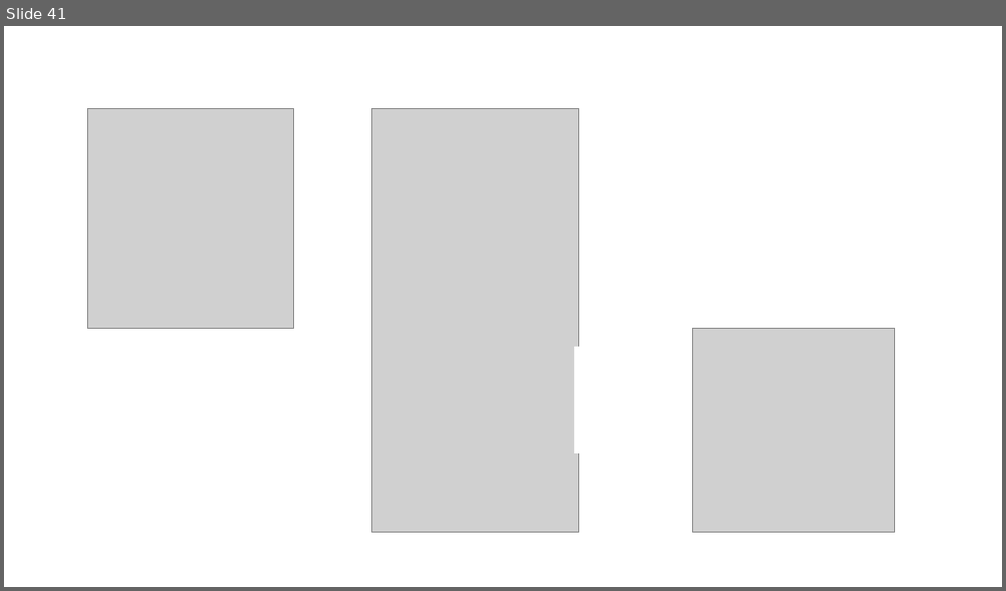
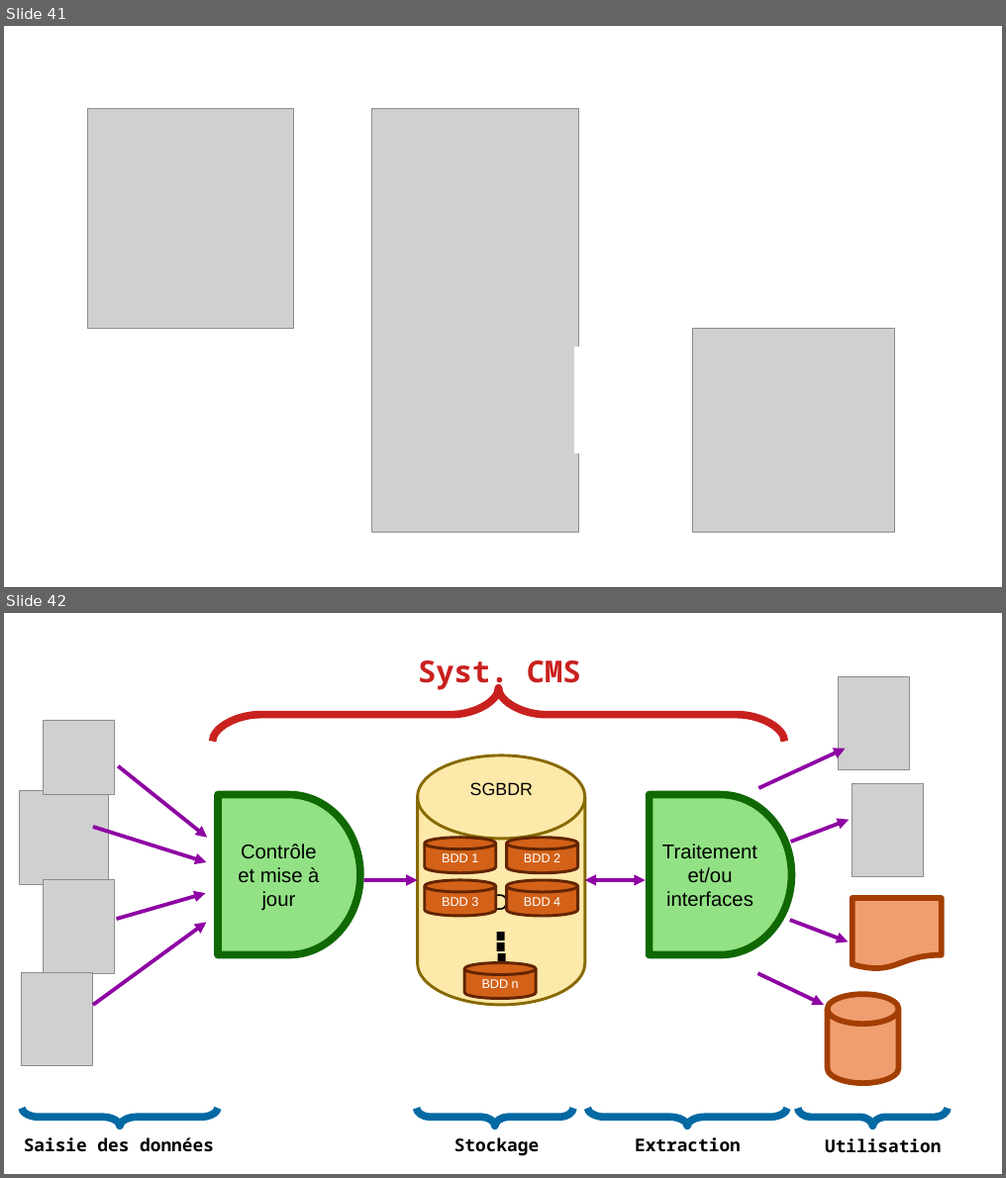
Before and after one commit to gattardm/P7, a slide deck: Ressources/dépendances_fonctionnelles.odp. Shown one above the other, each under a label of ours: slide 41 before the commit, slides 41 and 42 after it. The pictures are 1006x591 and 1006x1178 pixels, drawn with LibreOffice and Linux fonts; fonts in the diff are those of the drawing; grey boxes stand for pictures. Boxes give left, top, right and bottom in pixels: in the first picture for what was removed or moved away, otherwise in the second. Text is boxed around its words. In the diff, an @@ line names an element or a change of style, - is before the commit and + after.

```diff
--- a/Ressources/dépendances_fonctionnelles.odp
+++ b/Ressources/dépendances_fonctionnelles.odp
@@ slide 42 added at (x1=4, y1=613, x2=1002, y2=1174), background #FFFFFF @@
@@ text added at (x1=418, y1=661, x2=581, y2=691), 24 pt, text #C9211E, bold @@
+Syst. CMS
@@ freeform shape added at (x1=213, y1=687, x2=785, y2=741), outline #C9211E 6.01 pt @@
@@ picture added at (x1=838, y1=677, x2=910, y2=770) @@
@@ cylinder added at (x1=418, y1=756, x2=585, y2=1005), fill #FDE9A9, outline #876900 2.3 pt, 18 pt, text #000000 @@
+BDD
@@ arrow added from (759, 788) to (846, 749), #8E03A3 3 pt @@
@@ text added at (x1=470, y1=782, x2=533, y2=795), 14 pt, text #000000 @@
+SGBDR
@@ picture added at (x1=852, y1=784, x2=924, y2=877) @@
@@ flow chart delay added at (x1=649, y1=795, x2=792, y2=956), fill #92E285, outline #106802 6.01 pt, 16 pt, text #000000 @@
+Traitement et/ou
+interfaces
@@ arrow added from (791, 842) to (848, 820), #8E03A3 3 pt @@
@@ cylinder added at (x1=425, y1=838, x2=497, y2=873), fill #D36118, outline #622502 2.3 pt, 10 pt, text #FFFFFF @@
+BDD 1
@@ cylinder added at (x1=507, y1=838, x2=578, y2=873), fill #D36118, outline #622502 2.3 pt, 10 pt, text #FFFFFF @@
+BDD 2
@@ text added at (x1=481, y1=864, x2=517, y2=966), 66 pt, text #000000 @@
+.
@@ text added at (x1=481, y1=875, x2=517, y2=977), 66 pt, text #000000 @@
+.
@@ text added at (x1=481, y1=854, x2=517, y2=956), 66 pt, text #000000 @@
+.
@@ group added at (x1=20, y1=720, x2=359, y2=1066): 4 pictures, 4 arrows, 1 flow chart delay @@
+Contrôle et mise à jour
@@ arrow added from (364, 880) to (418, 880), #8E03A3 3 pt @@
@@ cylinder added at (x1=425, y1=880, x2=497, y2=916), fill #D36118, outline #622502 2.3 pt, 10 pt, text #FFFFFF @@
+BDD 3
@@ cylinder added at (x1=507, y1=880, x2=578, y2=916), fill #D36118, outline #622502 2.3 pt, 10 pt, text #FFFFFF @@
+BDD 4
@@ double arrow added from (585, 880) to (646, 880), #8E03A3 3 pt @@
@@ flow chart document added at (x1=852, y1=898, x2=942, y2=969), fill #F09E6F, outline #A33E03 4.51 pt @@
@@ arrow added from (790, 920) to (848, 943), #8E03A3 3 pt @@
@@ cylinder added at (x1=465, y1=963, x2=537, y2=999), fill #D36118, outline #622502 2.3 pt, 10 pt, text #FFFFFF @@
+BDD n
@@ arrow added from (758, 973) to (825, 1005), #8E03A3 3 pt @@
@@ cylinder added at (x1=828, y1=994, x2=900, y2=1083), fill #F09E6F, outline #A33E03 4.51 pt @@
@@ freeform shape added at (x1=22, y1=1109, x2=218, y2=1127), outline #0369A3 6.01 pt @@
@@ freeform shape added at (x1=417, y1=1108, x2=573, y2=1126), outline #0369A3 6.01 pt @@
@@ freeform shape added at (x1=588, y1=1109, x2=788, y2=1127), outline #0369A3 6.01 pt @@
@@ freeform shape added at (x1=799, y1=1108, x2=948, y2=1126), outline #0369A3 6.01 pt @@
@@ text added at (x1=24, y1=1138, x2=214, y2=1153), 14 pt, text #000000, bold @@
+Saisie des données
@@ text added at (x1=454, y1=1138, x2=539, y2=1157), 14 pt, text #000000, bold @@
+Stockage
@@ text added at (x1=635, y1=1138, x2=741, y2=1153), 14 pt, text #000000, bold @@
+Extraction
@@ text added at (x1=825, y1=1139, x2=941, y2=1154), 14 pt, text #000000, bold @@
+Utilisation
```
Also in this commit, not shown: 5 slides changed, 2 other slides added, 3 other files.
